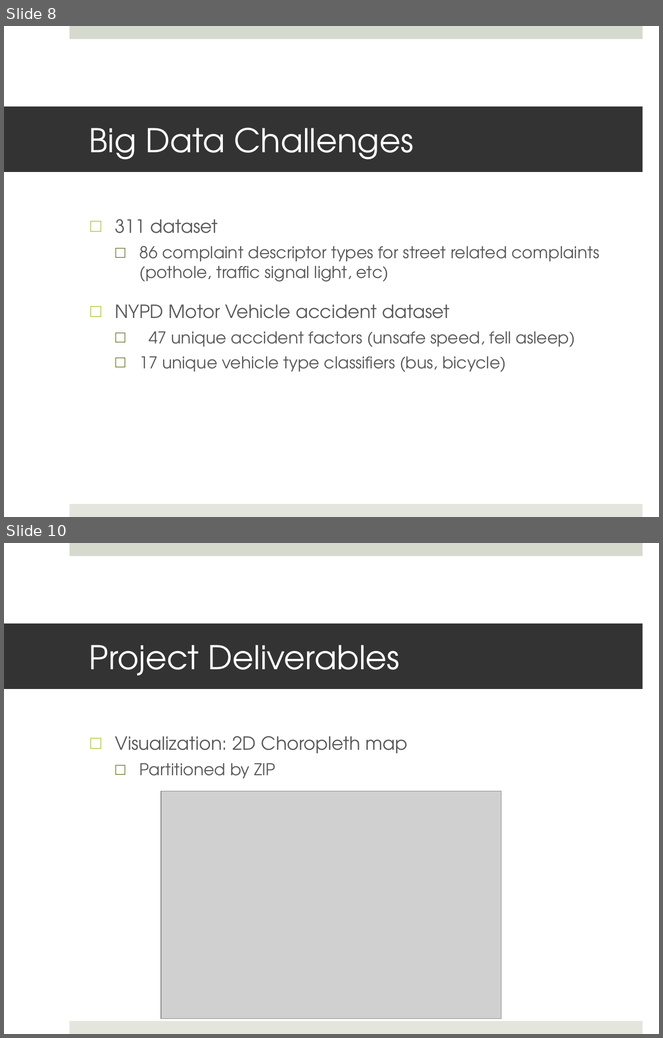
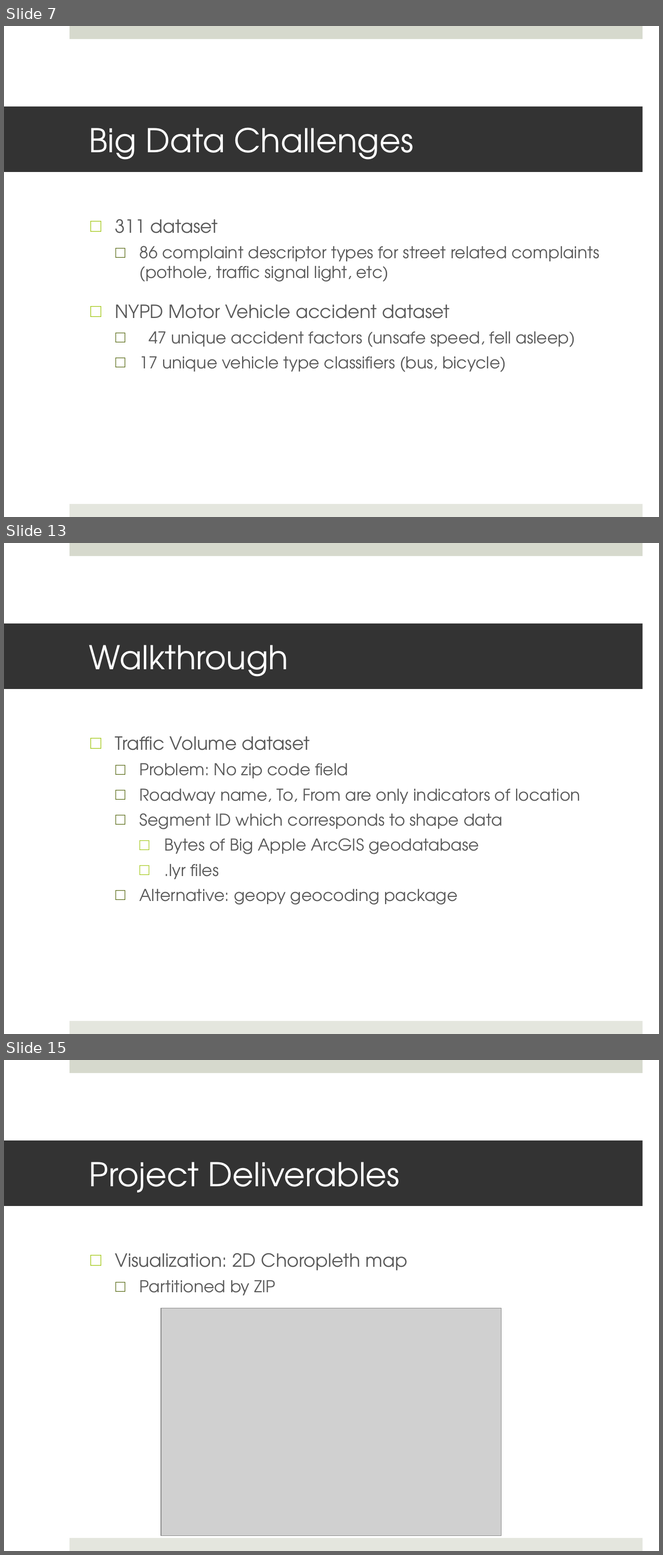
Before and after one commit to JKasakyan/BDM-Final-Project, a slide deck: Documents/Kasakyan_James_Proposal_Final_Presentation.pptx. Shown one above the other, each under a label of ours: slides 8 and 10 before the commit, slides 7, 13 and 15 after it; the slides between them are not shown. The pictures are 663x1038 and 663x1555 pixels, drawn with LibreOffice and Linux fonts; fonts in the diff are those of the drawing; grey boxes stand for pictures. Boxes give left, top, right and bottom in pixels: in the first picture for what was removed or moved away, otherwise in the second. Text is boxed around its words. In the diff, an @@ line names an element or a change of style, - is before the commit and + after.

```diff
--- a/Documents/Kasakyan_James_Proposal_Final_Presentation.pptx
+++ b/Documents/Kasakyan_James_Proposal_Final_Presentation.pptx
@@ slide 13 added at (4,543,659,1034), background #FFFFFF; not listed: 2 template elements that a slide beside it also shows @@
@@ title added at (4,624,643,689), fill #333333, 36 pt, text #FFFFFF @@
+Walkthrough
@@ text added at (115,736,581,905), 18 pt, text #595959 @@
+□ Traffic Volume dataset
+  □ Problem: No zip code field
+  □ Roadway name, To, From are only indicators of location
+  □ Segment ID which corresponds to shape data
+    □ Bytes of Big Apple ArcGIS geodatabase
+    □ .lyr files
+  □ Alternative: geopy geocoding package
@@ what was slide 8 is now slide 7 @@
@@ what was slide 10 is now slide 15 @@
```
Also in this commit, not shown: 1 slide changed, 5 other slides added, 1 slide removed, 1 other file.
